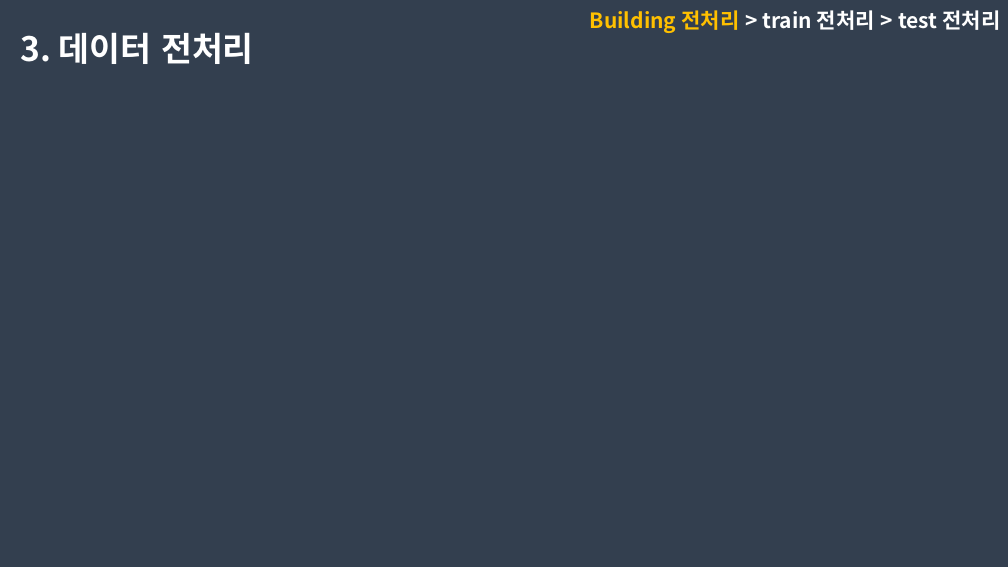
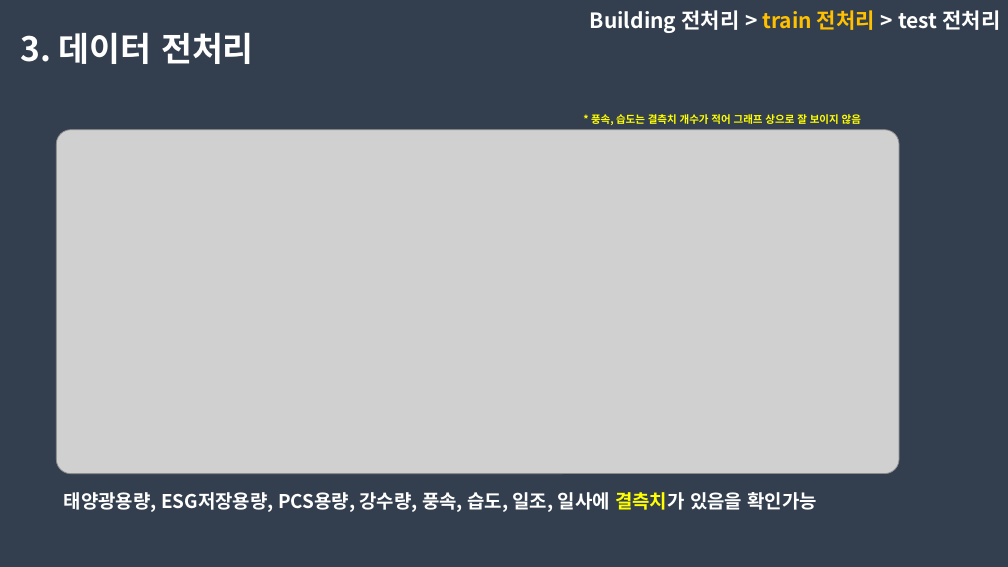
Before and after one commit to dongkieric98/-, a slide deck: slide 17 of electricity.pptx. Drawn at 1008x567 pixels with LibreOffice and Linux fonts; fonts in the diff are those of the drawing; grey boxes stand for pictures. Boxes give left, top, right and bottom in pixels: in the first picture for what was removed or moved away, otherwise in the second. Text is boxed around its words. In the diff, an @@ line names an element or a change of style, - is before the commit and + after.

Commit message:
ppt 전처리 파트 추가 작성 및 관련 eda 내용 추가

```diff
--- a/electricity.pptx
+++ b/electricity.pptx
@@ text "Building 전처리 > train 전처리 ..." at (x1=590, y1=10, x2=1000, y2=33): text colour #FFC000 to #FFFFFF in "Building 전처리"; text colour #FFFFFF to #FFC000 in "train 전처리" @@
@@ text added at (x1=591, y1=114, x2=861, y2=125), 10 pt, text #FFFF00, bold @@
+* 풍속, 습도는 결측치 개수가 적어 그래프 상으로 잘 보이지 않음
@@ picture added at (x1=57, y1=130, x2=900, y2=474) @@
@@ text added at (x1=64, y1=492, x2=818, y2=512), 18 pt, text #FFFFFF, bold @@
+태양광용량, ESG저장용량, PCS용량, 강수량, 풍속, 습도, 일조, 일사에 결측치가 있음을 확인가능
```
Also in this commit, not shown: 11 other slides changed, 1 other file.
